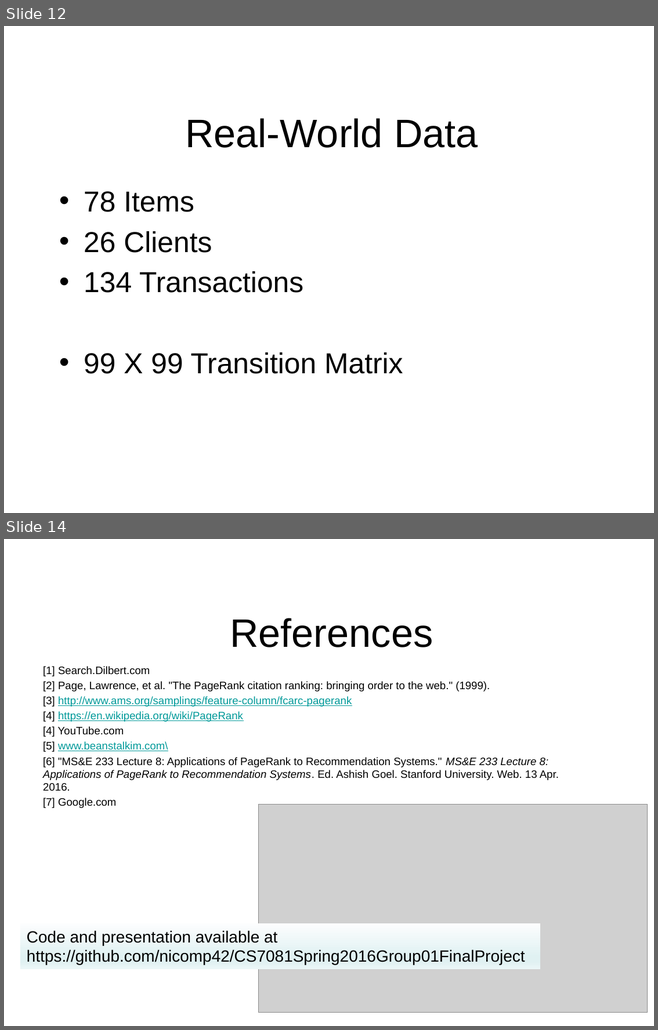
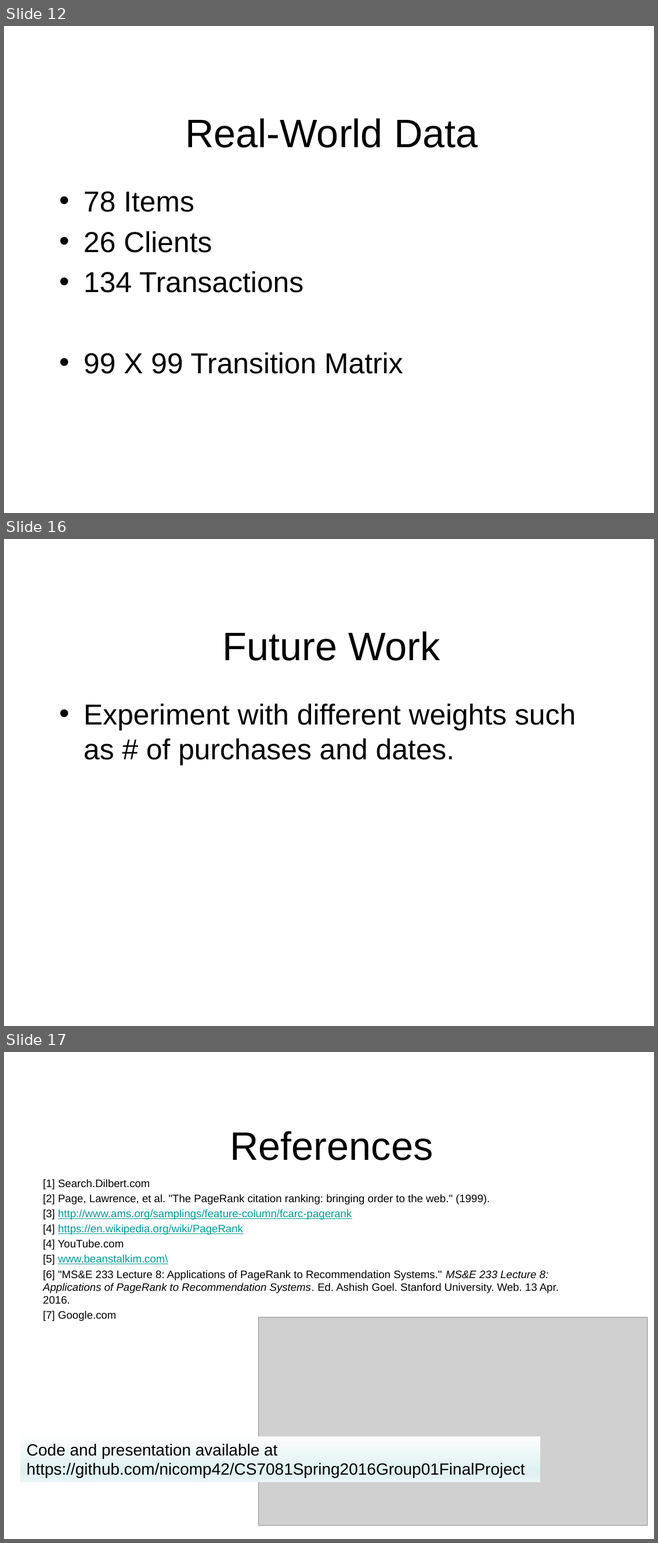
Before and after one commit to nicomp42/CS7081Spring2016Group01FinalProject, a slide deck: Team 01 Final Project.pptx. Shown one above the other, each under a label of ours: slides 12 and 14 before the commit, slides 12, 16 and 17 after it; the slides between them are not shown. The pictures are 658x1030 and 658x1543 pixels, drawn with LibreOffice and Linux fonts; fonts in the diff are those of the drawing; grey boxes stand for pictures; background and template pictures are left out. Boxes give left, top, right and bottom in pixels: in the first picture for what was removed or moved away, otherwise in the second. Text is boxed around its words. In the diff, an @@ line names an element or a change of style, - is before the commit and + after.

```diff
--- a/Team 01 Final Project.pptx
+++ b/Team 01 Final Project.pptx
@@ slide 16 added at [4, 539, 654, 1026], background #FFFFFF @@
@@ title added at [223, 631, 440, 661], 44 pt, text #000000 @@
+Future Work
@@ text added at [83, 704, 575, 765], 32 pt, text #000000 @@
+• Experiment with different weights such as # of purchases and dates.
@@ what was slide 14 is now slide 17 @@
```
Also in this commit, not shown: 6 slides changed, 2 other slides added, 1 other file.
